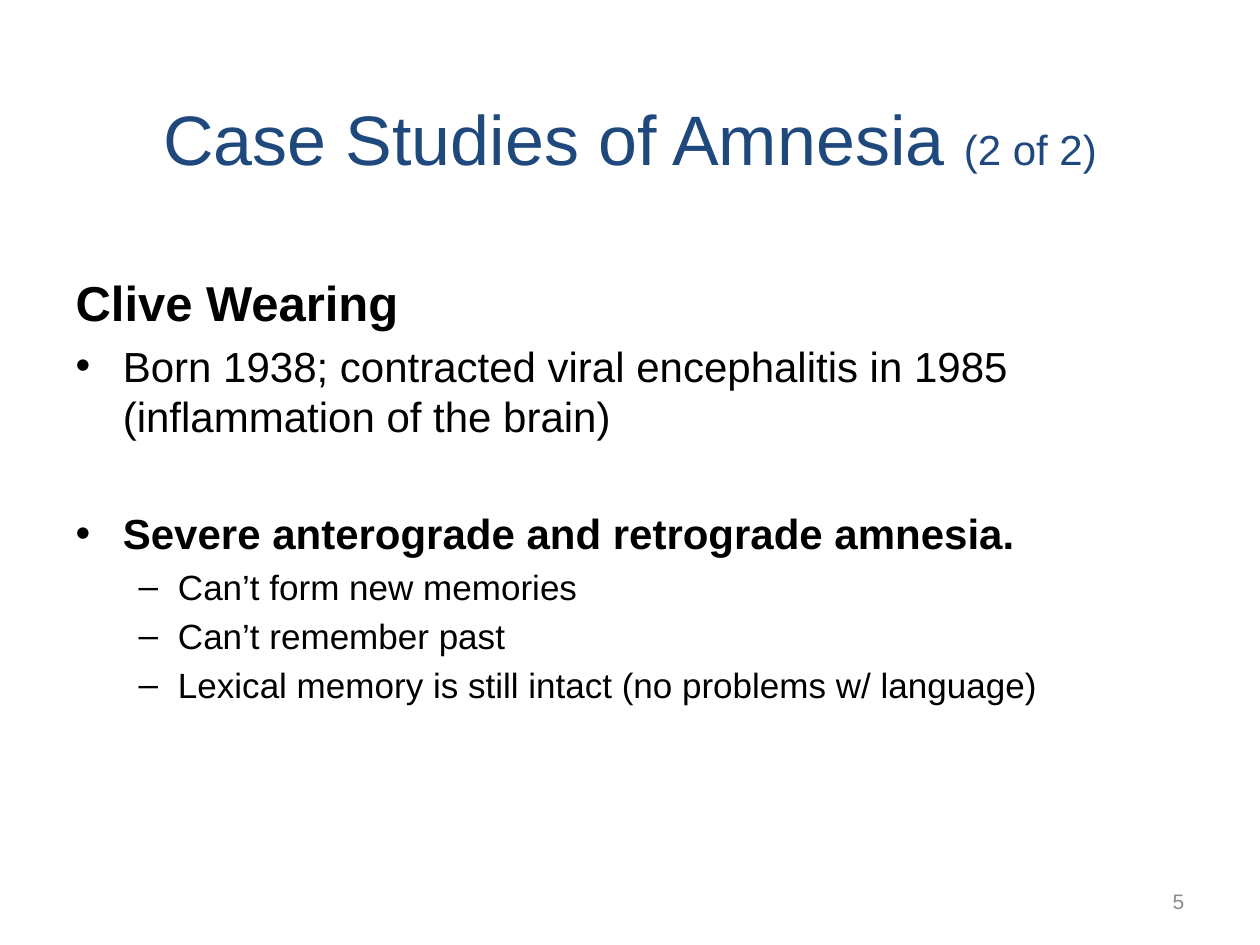
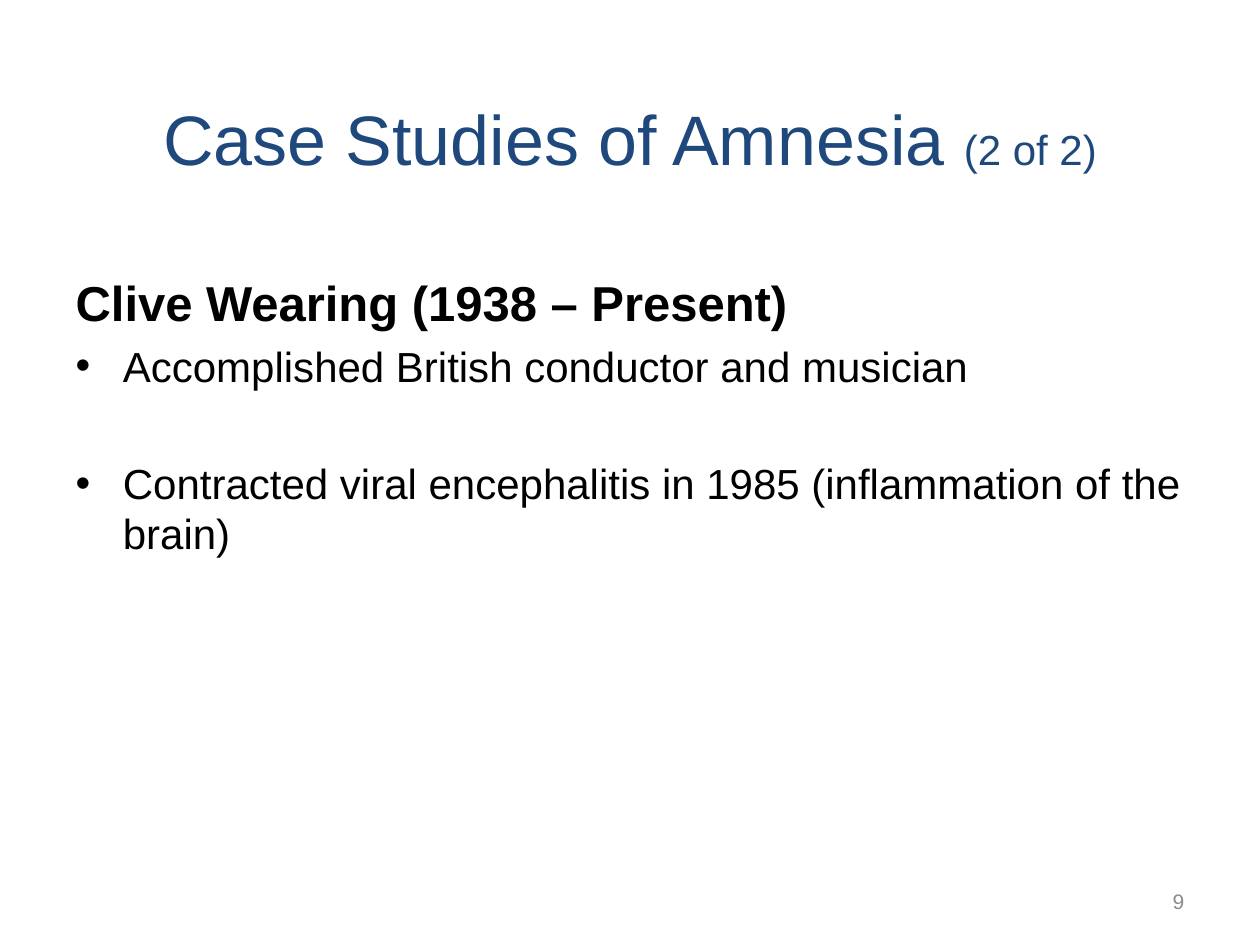
Before and after one commit to npm27/Teaching-Materials, a slide deck: slide 9 of Memory/Slides/Chapter 10.PPTX (slide 5 before the commit). Drawn at 1260x945 pixels with LibreOffice and Linux fonts; fonts in the diff are those of the drawing. Boxes give left, top, right and bottom in pixels: in the first picture for what was removed or moved away, otherwise in the second. Text is boxed around its words. In the diff, an @@ line names an element or a change of style, - is before the commit and + after.

```diff
--- a/Memory/Slides/Chapter 10.PPTX
+++ b/Memory/Slides/Chapter 10.PPTX
@@ text at [76,285,1180,558]: text changed @@
-Clive Wearing
-• Born 1938; contracted viral encephalitis in 1985 (inflammation of the brain)
-• Severe anterograde and retrograde amnesia.
-  – Can’t form new memories
-  – Can’t remember past
-  – Lexical memory is still intact (no problems w/ language)
+Clive Wearing (1938 – Present)
+• Accomplished British conductor and musician
+• Contracted viral encephalitis in 1985 (inflammation of the brain)
@@ page number at [1173,894,1185,909]: text changed @@
-5
+9
```
Also in this commit, not shown: 2 other slides changed, 11 slides added.
